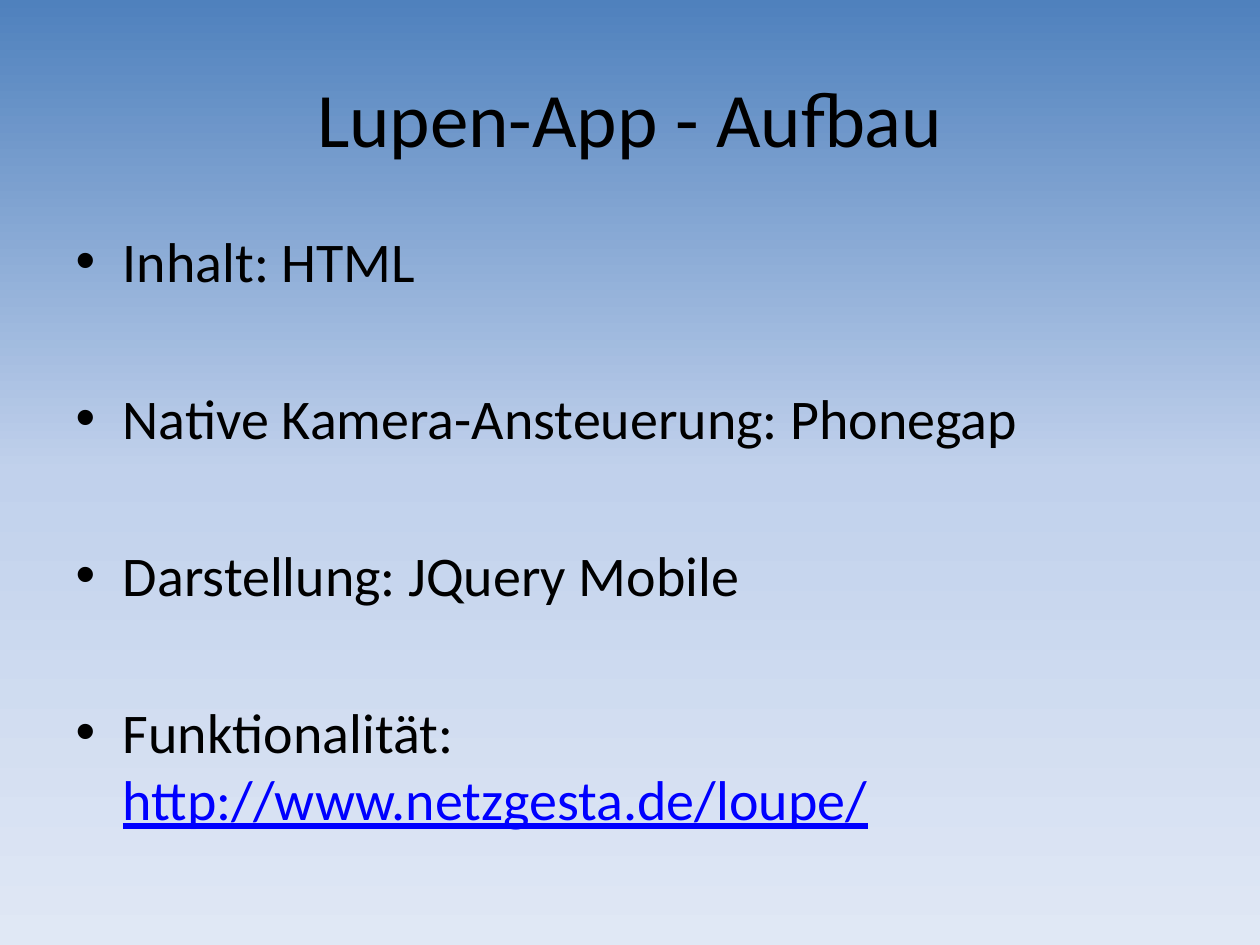
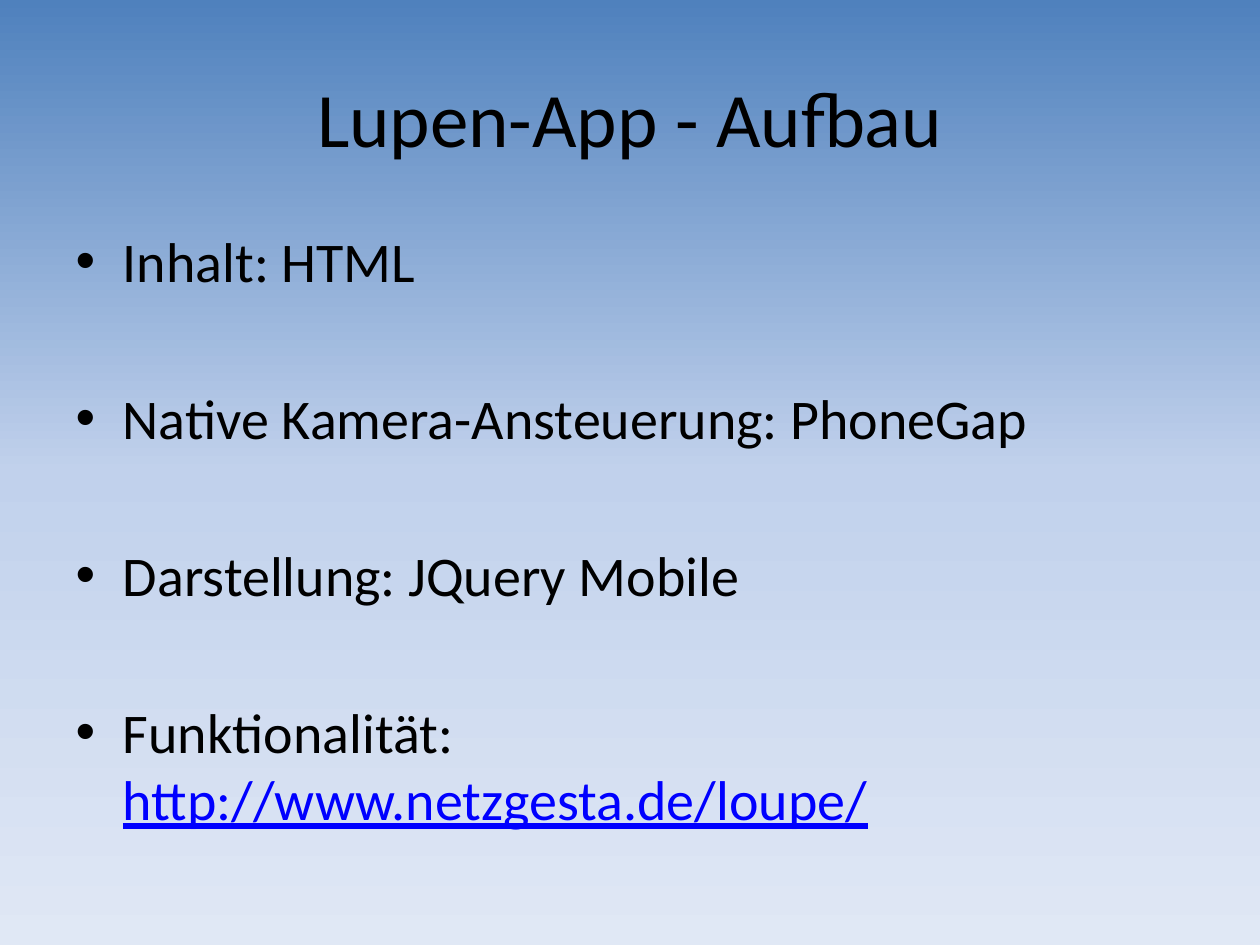
Before and after one commit to mtwords/hand-held, a slide deck: slide 37 of Documents/10_Frameworks_Presentation.pptx (slide 29 before the commit). Drawn at 1260x945 pixels with LibreOffice and Linux fonts; fonts in the diff are those of the drawing. Boxes give left, top, right and bottom in pixels: in the first picture for what was removed or moved away, otherwise in the second. Text is boxed around its words. In the diff, an @@ line names an element or a change of style, - is before the commit and + after.

```diff
--- a/Documents/10_Frameworks_Presentation.pptx
+++ b/Documents/10_Frameworks_Presentation.pptx
@@ text at bbox=[123, 400, 1027, 449]: text changed @@
-• Native Kamera-Ansteuerung: Phonegap
+• Native Kamera-Ansteuerung: PhoneGap
```
Also in this commit, not shown: 6 other slides changed, 13 slides added, 1 slide removed.
